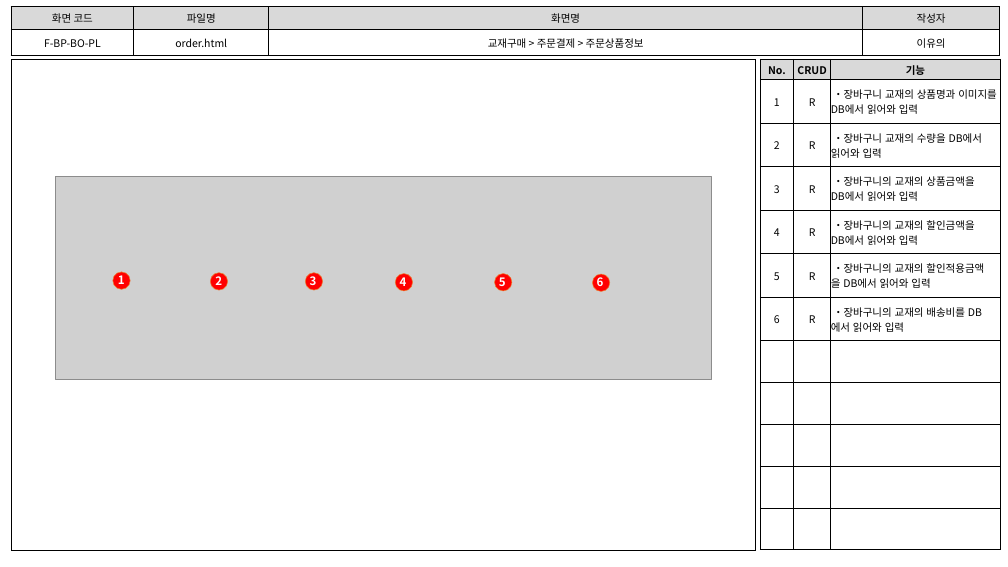
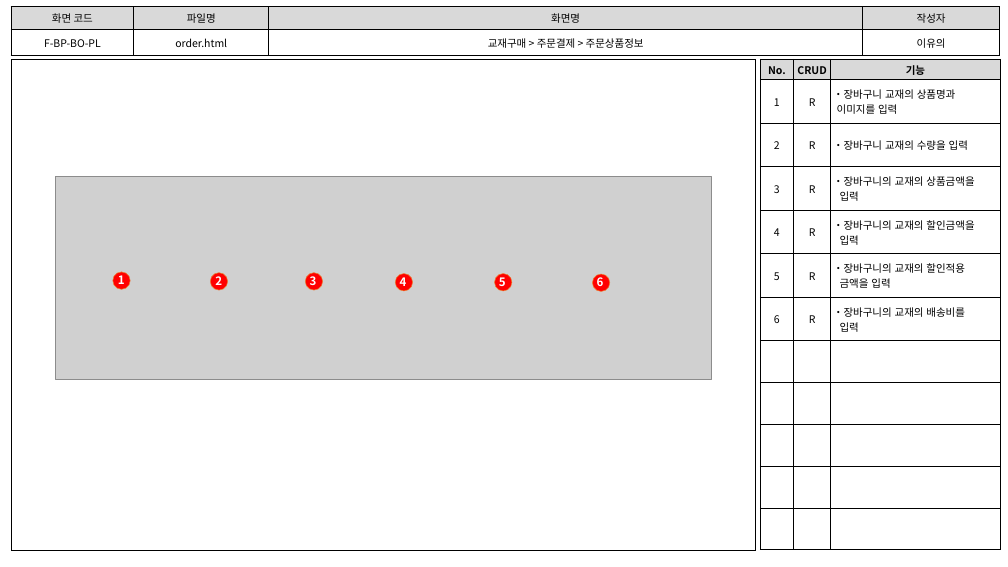
Before and after one commit to index506/cosmo6th_3thGroup, a slide deck: slide 5 of 3rd_Project/Member/Lee/기능,화면,테스트 문서/3th_Project_화면 설계도(이유의).pptx. Drawn at 1008x567 pixels with LibreOffice and Linux fonts; fonts in the diff are those of the drawing; grey boxes stand for pictures. Boxes give left, top, right and bottom in pixels: in the first picture for what was removed or moved away, otherwise in the second. Text is boxed around its words. In the diff, an @@ line names an element or a change of style, - is before the commit and + after.

```diff
--- a/3rd_Project/Member/Lee/기능,화면,테스트 문서/3th_Project_화면 설계도(이유의).pptx
+++ b/3rd_Project/Member/Lee/기능,화면,테스트 문서/3th_Project_화면 설계도(이유의).pptx
@@ table at [761,60,1001,550] @@
-row 2, column 3: ・장바구니 교재의 상품명과 이미지를 DB에서 읽어와 입력
+row 2, column 3: ・장바구니 교재의 상품명과 / 이미지를 입력
-row 3, column 3: ・장바구니 교재의 수량을 DB에서 읽어와 입력
+row 3, column 3: ・장바구니 교재의 수량을 입력
-row 4, column 3: ・장바구니의 교재의 상품금액을 / DB에서 읽어와 입력
+row 4, column 3: ・장바구니의 교재의 상품금액을 / 입력
-row 5, column 3: ・장바구니의 교재의 할인금액을 / DB에서 읽어와 입력
+row 5, column 3: ・장바구니의 교재의 할인금액을 / 입력
-row 6, column 3: ・장바구니의 교재의 할인적용금액 / 을 DB에서 읽어와 입력
+row 6, column 3: ・장바구니의 교재의 할인적용 / 금액을 입력
-row 7, column 3: ・장바구니의 교재의 배송비를 DB에서 읽어와 입력
+row 7, column 3: ・장바구니의 교재의 배송비를 / 입력
```
Also in this commit, not shown: 8 other slides changed, 3 other files.
